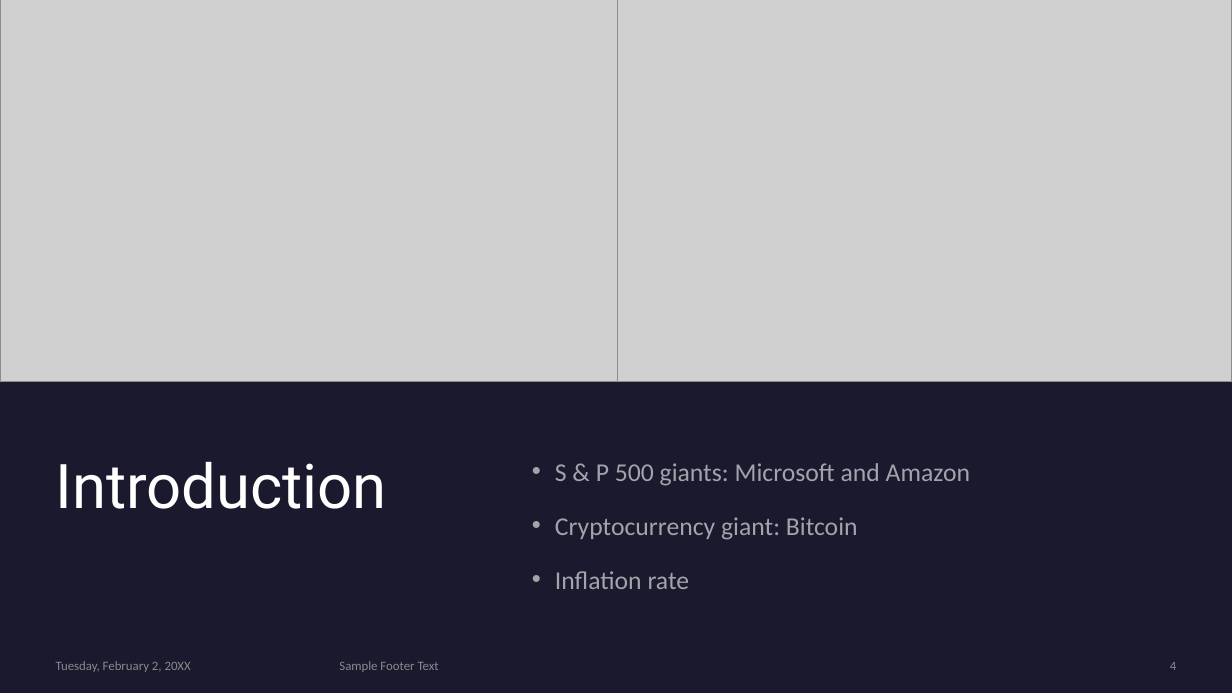
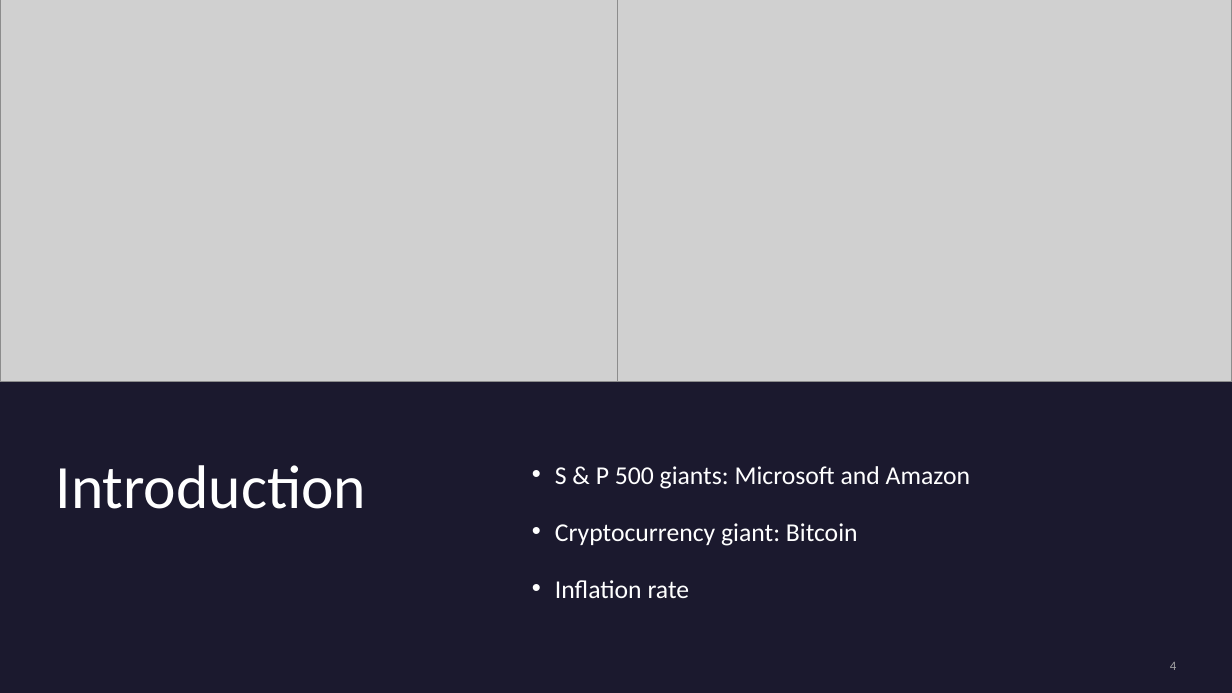
Before and after one commit to kwanda2426/kwanda_mlondi, a slide deck: slide 4 of STOCK MARKET INVESTMENT STRATEGY.pptx. Drawn at 1232x693 pixels with LibreOffice and Linux fonts; fonts in the diff are those of the drawing; grey boxes stand for pictures. Boxes give left, top, right and bottom in pixels: in the first picture for what was removed or moved away, otherwise in the second. Text is boxed around its words. In the diff, an @@ line names an element or a change of style, - is before the commit and + after.

```diff
--- a/STOCK MARKET INVESTMENT STRATEGY.pptx
+++ b/STOCK MARKET INVESTMENT STRATEGY.pptx
@@ title "Introduction" at bbox=[56, 465, 366, 509]: font Roboto to Calibri @@
@@ text "S & P 500 giants: ..." at bbox=[555, 466, 970, 598]: text colour #FFFFFF at 60% opacity to #FFFFFF; line spacing 1 to 1.1; less space between paragraphs @@
@@ page number at bbox=[1170, 662, 1176, 670]: text colour #A6A6A6 at 80% opacity to #A5A5A5 @@
@@ text removed at bbox=[56, 661, 191, 672] @@
-Tuesday, February 2, 20XX
@@ text removed at bbox=[339, 661, 439, 672] @@
-Sample Footer Text
```
Also in this commit, not shown: 5 other slides changed, 13 slides added, 11 slides removed, 3 other files.
